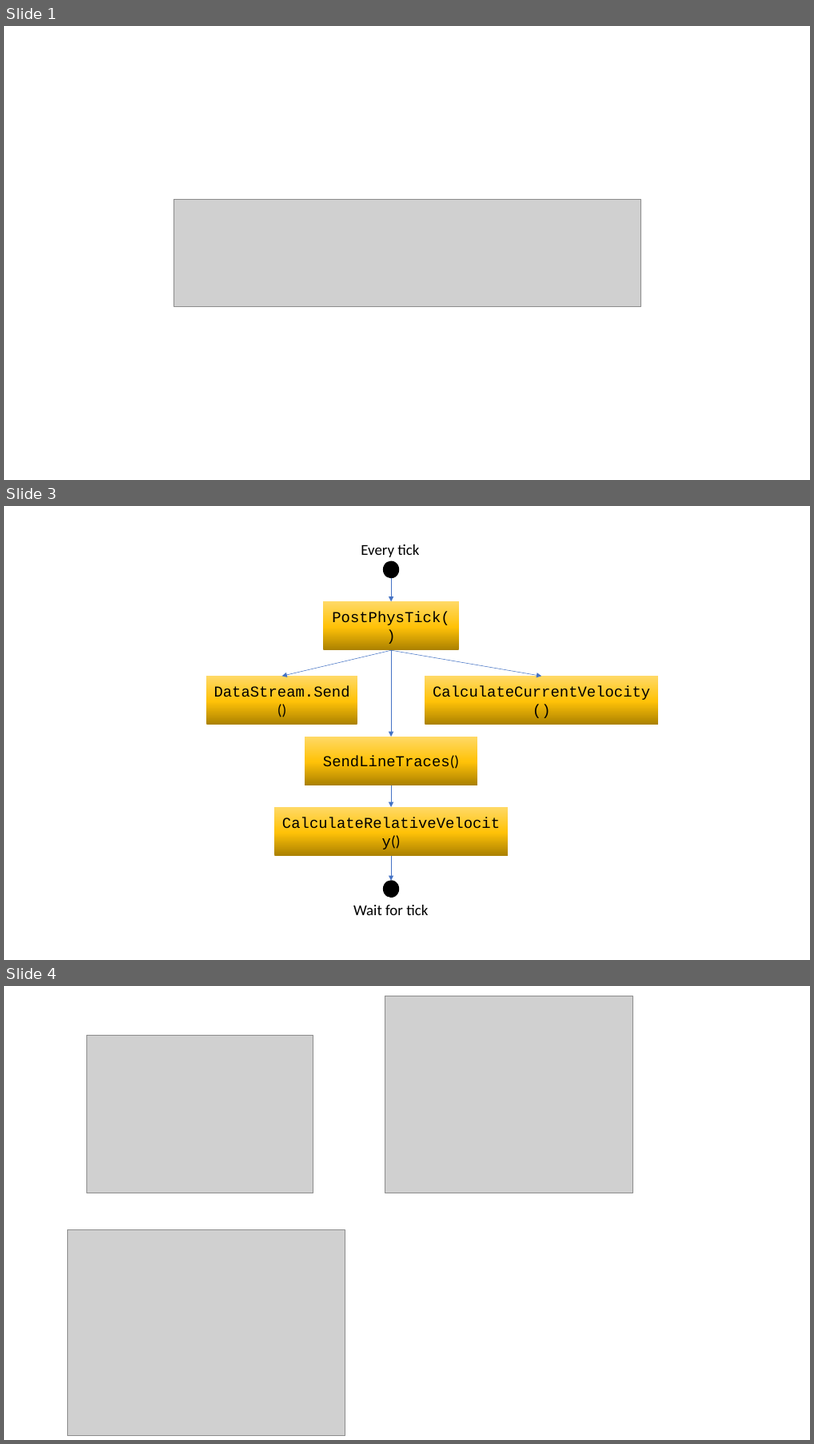
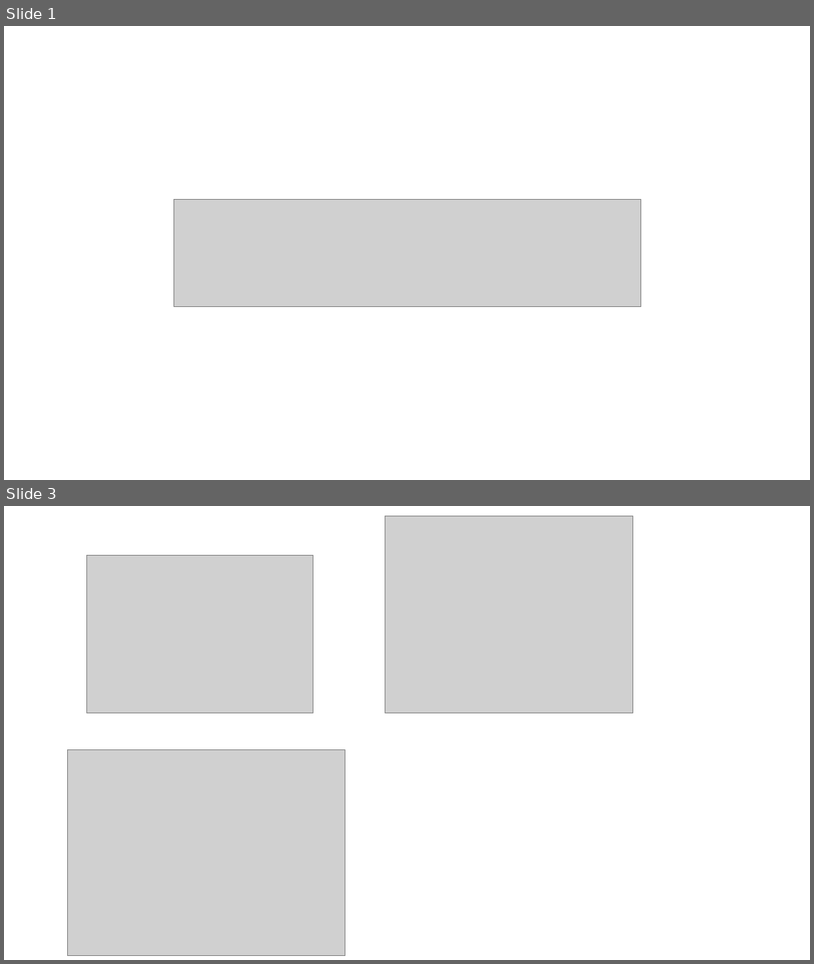
Before and after one commit to Frederick005/Research_Thesis, a slide deck: Report/diagrams.pptx. Shown one above the other, each under a label of ours: slides 1, 3 and 4 before the commit, slides 1 and 3 after it; the slides between them are not shown. The pictures are 814x1444 and 814x964 pixels, drawn with LibreOffice and Linux fonts; fonts in the diff are those of the drawing; grey boxes stand for pictures. Boxes give left, top, right and bottom in pixels: in the first picture for what was removed or moved away, otherwise in the second. Text is boxed around its words. In the diff, an @@ line names an element or a change of style, - is before the commit and + after.

```diff
--- a/Report/diagrams.pptx
+++ b/Report/diagrams.pptx
@@ slide 3 removed at bbox=[4, 506, 810, 960], background #FFFFFF @@
@@ text removed at bbox=[361, 544, 419, 557] @@
-Every tick
@@ ellipse removed at bbox=[384, 561, 399, 577] @@
@@ rectangle removed at bbox=[323, 601, 459, 650] @@
-PostPhysTick()
@@ arrow removed from (391, 578) to (391, 601) @@
@@ arrow removed from (391, 650) to (282, 676) @@
@@ arrow removed from (391, 650) to (542, 676) @@
@@ arrow removed from (391, 650) to (391, 736) @@
@@ rectangle removed at bbox=[206, 676, 358, 724] @@
-DataStream.Send()
@@ rectangle removed at bbox=[425, 676, 658, 724] @@
-CalculateCurrentVelocity()
@@ rectangle removed at bbox=[306, 736, 478, 785] @@
-SendLineTraces()
@@ arrow removed from (391, 785) to (391, 807) @@
@@ rectangle removed at bbox=[274, 807, 508, 855] @@
-CalculateRelativeVelocity()
@@ arrow removed from (391, 856) to (391, 880) @@
@@ ellipse removed at bbox=[384, 880, 399, 896] @@
@@ text removed at bbox=[354, 904, 428, 915] @@
-Wait for tick
@@ what was slide 4 is now slide 3 @@
```
Also in this commit, not shown: 1 slide changed, 3 slides added, 1 other slide removed, 2 other files.
